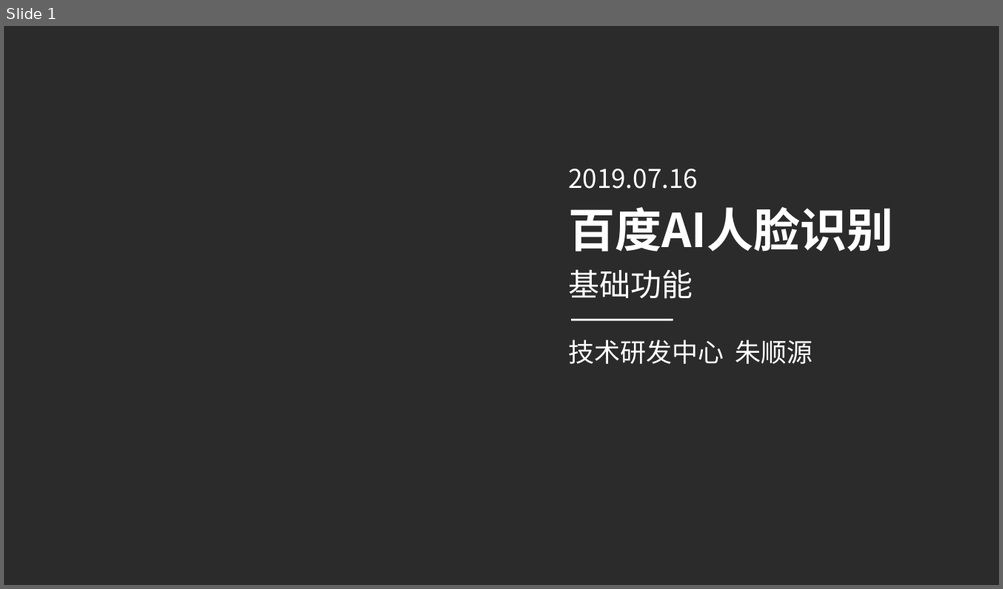
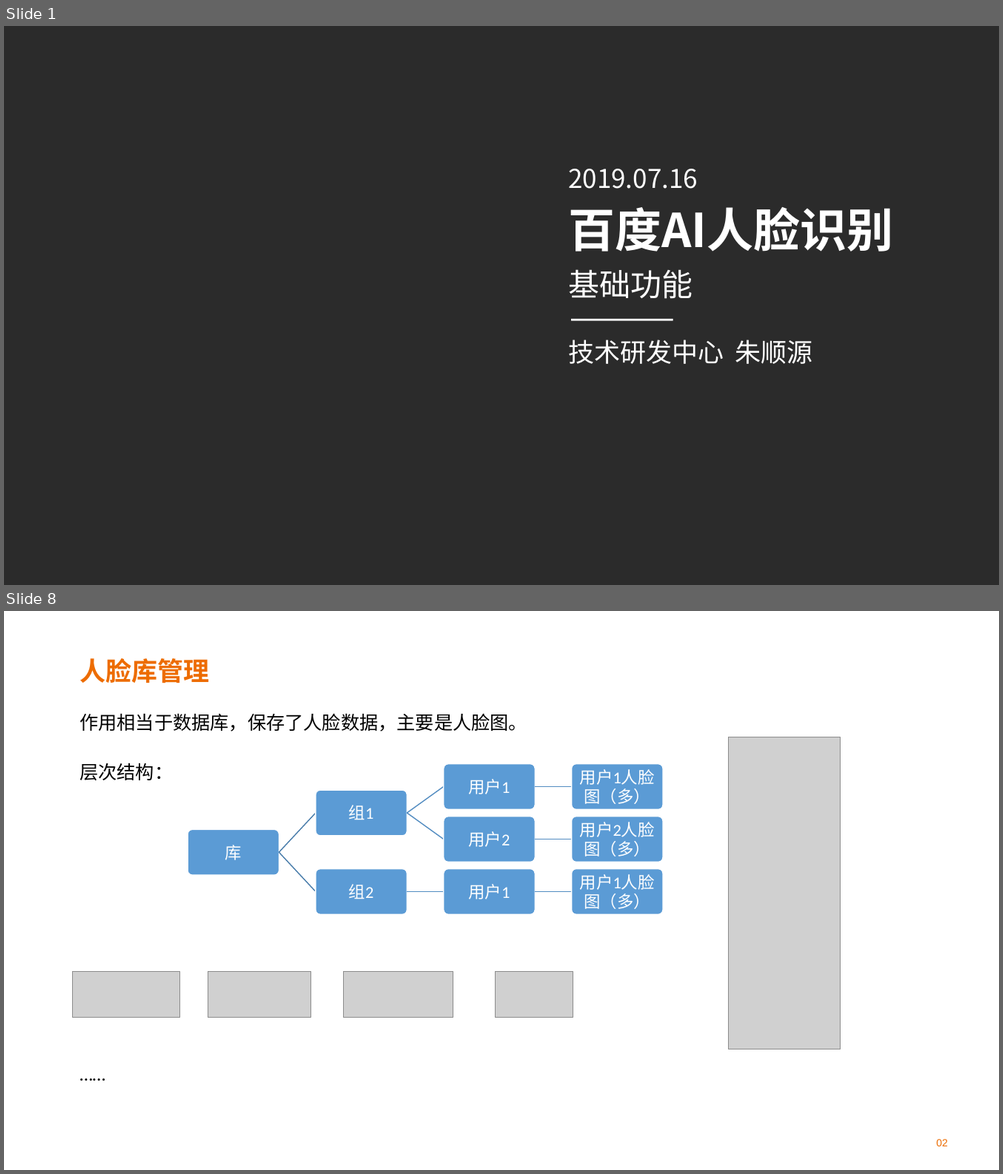
Before and after one commit to XiuyeXYE/BaiDuAI, a slide deck: BaiduAI.pptx. Shown one above the other, each under a label of ours: slide 1 before the commit, slides 1 and 8 after it; the slides between them are not shown. The pictures are 1003x589 and 1003x1174 pixels, drawn with LibreOffice and Linux fonts; fonts in the diff are those of the drawing; grey boxes stand for pictures; background and template pictures are left out; a plain dark background stands for a picture behind light text. Boxes give left, top, right and bottom in pixels: in the first picture for what was removed or moved away, otherwise in the second. Text is boxed around its words. In the diff, an @@ line names an element or a change of style, - is before the commit and + after.

```diff
--- a/BaiduAI.pptx
+++ b/BaiduAI.pptx
@@ slide 8 added at bbox=[4, 611, 999, 1170], background picture (left out) @@
@@ title added at bbox=[79, 658, 209, 684], 25 pt, text #ED6C00, bold @@
+人脸库管理
@@ text added at bbox=[79, 713, 527, 732], 18 pt, text #000000 @@
+作用相当于数据库，保存了人脸数据，主要是人脸图。
@@ picture added at bbox=[728, 737, 840, 1050] @@
@@ text added at bbox=[79, 763, 173, 780], 18 pt, text #000000 @@
+层次结构：
@@ group added at bbox=[188, 764, 663, 914]: 9 rounded rectangles, 9 texts, 8 freeform shapes @@
+库
+组1
+用户1
+用户1人脸图（多）
+用户2
+用户2人脸图（多）
+组2
+用户1
+用户1人脸图（多）
@@ picture added at bbox=[73, 972, 180, 1017] @@
@@ picture added at bbox=[208, 972, 311, 1017] @@
@@ picture added at bbox=[344, 972, 453, 1017] @@
@@ picture added at bbox=[495, 972, 572, 1017] @@
@@ text added at bbox=[73, 1059, 230, 1089], 18 pt, text #000000 @@
+……
@@ text added at bbox=[936, 1139, 948, 1147], 10 pt, text #ED6C00 @@
+02
```
Also in this commit, not shown: 6 slides changed, 6 other slides added, 5 slides removed, 5 other files.
